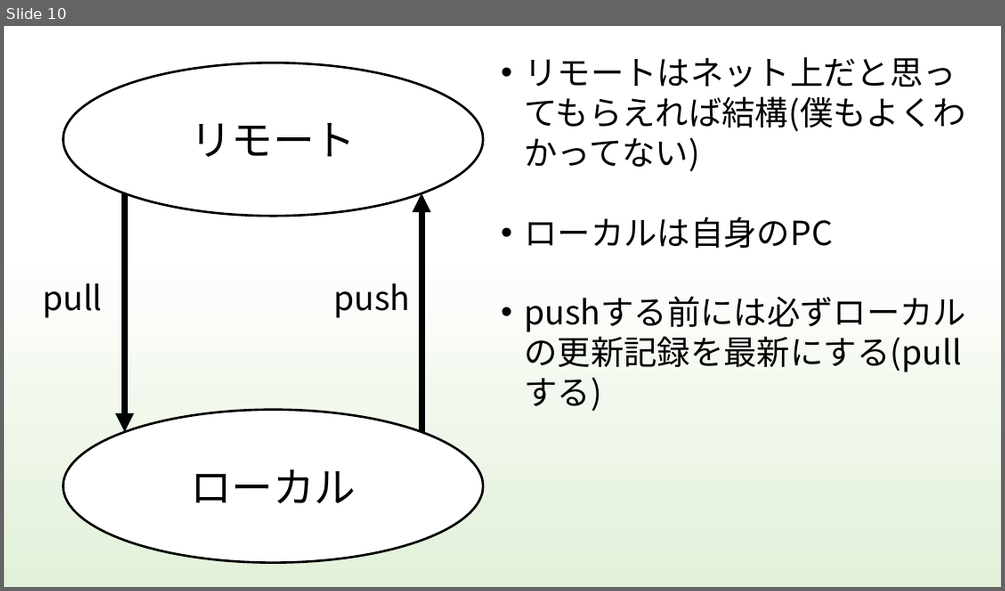
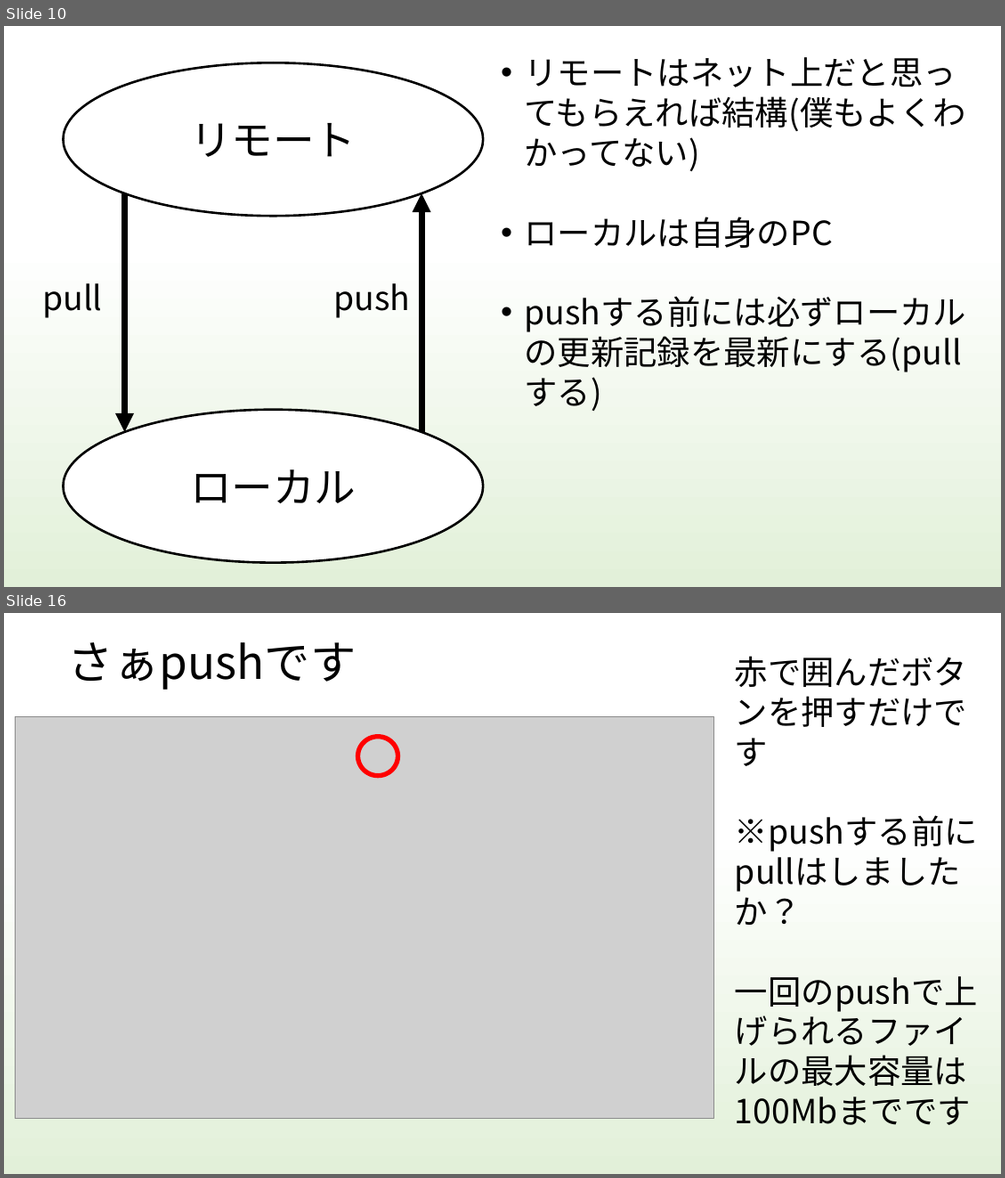
Before and after one commit to kiesproject/git-VR-study, a slide deck: 勉強会資料/H30VRStudy_Document/git_study.pptx. Shown one above the other, each under a label of ours: slide 10 before the commit, slides 10 and 16 after it; the slides between them are not shown. The pictures are 1005x591 and 1005x1178 pixels, drawn with LibreOffice and Linux fonts; fonts in the diff are those of the drawing; grey boxes stand for pictures. Boxes give left, top, right and bottom in pixels: in the first picture for what was removed or moved away, otherwise in the second. Text is boxed around its words. In the diff, an @@ line names an element or a change of style, - is before the commit and + after.

Commit message:
gitの勉強資料を更新しました

```diff
--- a/勉強会資料/H30VRStudy_Document/git_study.pptx
+++ b/勉強会資料/H30VRStudy_Document/git_study.pptx
@@ slide 16 added at bbox=[4, 613, 1001, 1174], background gradient #FFFFFF to #E2F0D9 to #BDBCBC @@
@@ title added at bbox=[68, 642, 356, 690], 44 pt, text #000000 @@
+さぁpushです
@@ text added at bbox=[735, 656, 978, 1012], 32 pt, text #000000 @@
+赤で囲んだボタンを押すだけです
+※pushする前にpullはしましたか？
+一回のpushで上げられるファイルの最大容量は100Mbまでです
@@ picture added at bbox=[15, 717, 713, 1119] @@
@@ ellipse added at bbox=[357, 737, 397, 775], outline #FF0000 4.5 pt @@
```
Also in this commit, not shown: 2 slides changed, 5 other slides added, 1 slide removed.
